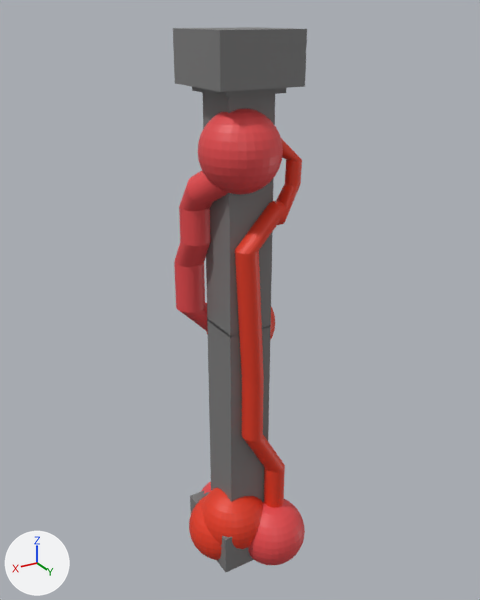
One commit to the FBX model Assets/Models/fleshPillarObst 1.fbx: the scene before it, then after it.
Before and after are seen from a 50 mm camera at (8.44, 13.92, 15.0) aimed at (-0.09, -0.31, 7.89). Every picture has the same lights, and +X, +Y and +Z are marked at lower left. Where no turn or scale is listed for an object, it has been applied to the vertices.

Before the edit, the objects in view are built like this:
```python
me_cylinder_002 = bpy.data.meshes.new('Cylinder.002')
me_cylinder_002.from_pydata(...)  # 4190 vertices, 4306 faces; spans x -1.6..1.7, y -1.8..1.8, z -0.5..14.7
# faces by material slot: [1267, 1556, 1483]
me_cylinder_002.materials.append(mat_material_004)  # red #e74a4d
me_cylinder_002.materials.append(mat_material_012)  # grey #7a7a7a
me_cylinder_002.materials.append(mat_material_003)  # red #e73b20
ob_fleshpillar = bpy.data.objects.new('FleshPillar', me_cylinder_002)
ob_fleshpillar.location = (0.0, 0.0, 0.0)
```
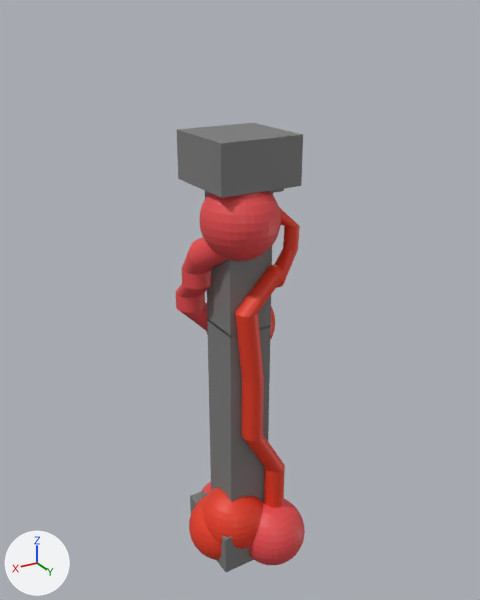
Commit message: Changed pillar obstacle height

Boxes (x1, y1, x2, y2) around the edits, measured in the pictures (480 x 600 px; the box of a moved part takes in the faces that stretch with it):
'FleshPillar', reshaped (18% shorter): before (173, 27, 307, 572); after (176, 123, 305, 572)
part 1 of me_cylinder_002, moved or reshaped: before (198, 109, 283, 194); after (199, 191, 281, 261)
part 2 of me_cylinder_002, moved or reshaped: before (173, 27, 307, 338); after (176, 123, 303, 338)
part 3 of me_cylinder_002, moved or reshaped: before (179, 138, 302, 384); after (182, 207, 300, 384)
part 4 of me_cylinder_002, moved or reshaped: before (179, 208, 211, 246); after (181, 269, 211, 289)
part 5 of me_cylinder_002, moved or reshaped: before (174, 242, 210, 312); after (176, 284, 210, 312)

Patch to the scene script:
```diff
--- a/Assets/Models/fleshPillarObst 1.fbx.py
+++ b/Assets/Models/fleshPillarObst 1.fbx.py
@@ me_cylinder_002 @@
 # used by ob_fleshpillar; location = (0.0, 0.0, 0.0)
-me_cylinder_002.from_pydata(...)  # 4190 vertices, 4306 faces; spans x -1.6..1.7, y -1.8..1.8, z -0.5..14.7
+me_cylinder_002.from_pydata(...)  # 4190 vertices, 4306 faces; spans x -1.6..1.7, y -1.8..1.8, z -0.5..12.4
+# me_cylinder_002 part 1: the loose piece of 482 vertices spanning x -0.7..1.3, y -0.6..1.4, z 11.0..13.0 is moved by (0.0, 0.0, -1.7)
+# me_cylinder_002 part 2: all 20 vertices in x -1.0..1.2, y -1.2..1.0, z 13.3..14.7 are moved by (0.0, 0.0, -2.3)
+# me_cylinder_002 part 3: 288 of the vertices in x -1.2..1.4, y -1.1..1.0, z 9.7..12.7 are moved by (0.0, 0.0, -1.7)
+# me_cylinder_002 part 4: all 32 vertices in x 0.6..1.4, y -1.1..-0.3, z 9.6 are moved by (0.0, 0.0, -1.2)
+# me_cylinder_002 part 5: all 32 vertices in x 0.6..1.4, y -1.6..-0.8, z 8.9 are moved by (0.0, 0.0, -0.9)
 me_cylinder_002.materials.append(mat_material_004)
```
